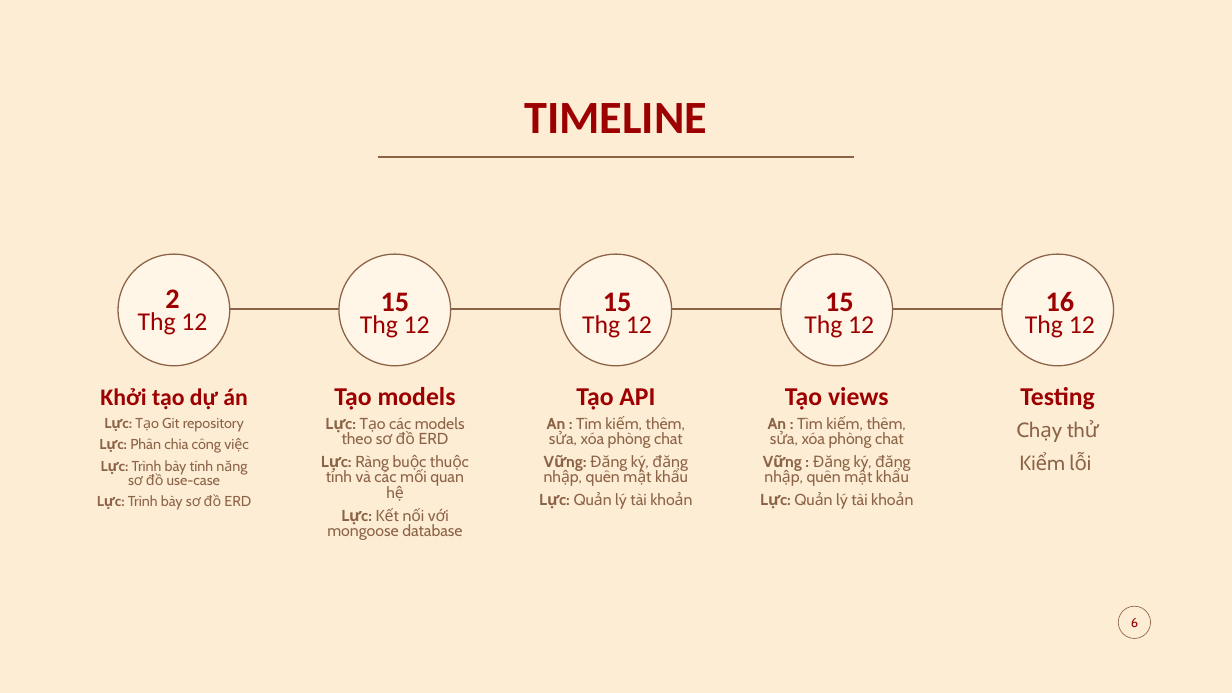
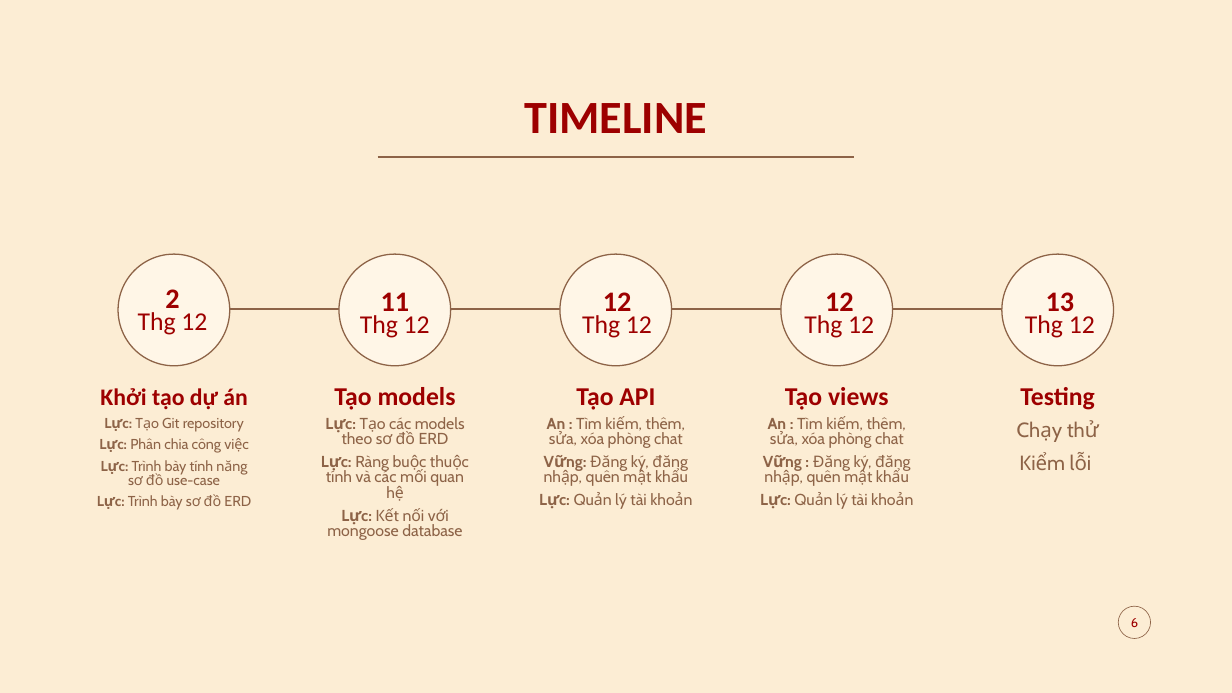
Before and after one commit to FxLuc/webchat, a slide deck: slide 6 of zalo.pptx. Drawn at 1232x693 pixels with LibreOffice and Linux fonts; fonts in the diff are those of the drawing; background and template pictures are left out. Boxes give left, top, right and bottom in pixels: in the first picture for what was removed or moved away, otherwise in the second. Text is boxed around its words. In the diff, an @@ line names an element or a change of style, - is before the commit and + after.

```diff
--- a/zalo.pptx
+++ b/zalo.pptx
@@ text at (381,292,410,311): text changed @@
-15
+11
@@ text at (603,292,632,311): text changed @@
-15
+12
@@ text at (825,292,854,311): text changed @@
-15
+12
@@ text at (1046,292,1075,311): text changed @@
-16
+13
```
Also in this commit, not shown: 5 other slides changed, 16 other files.
